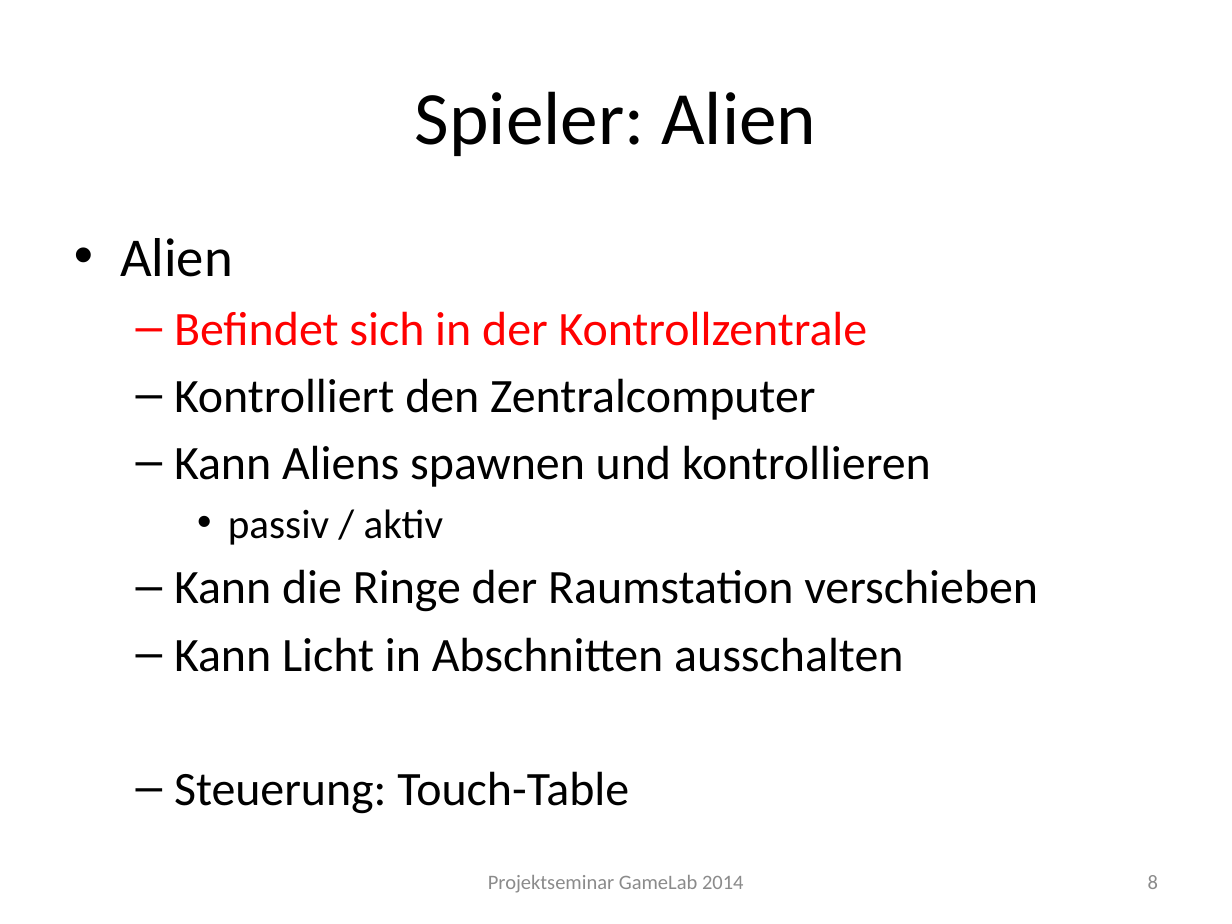
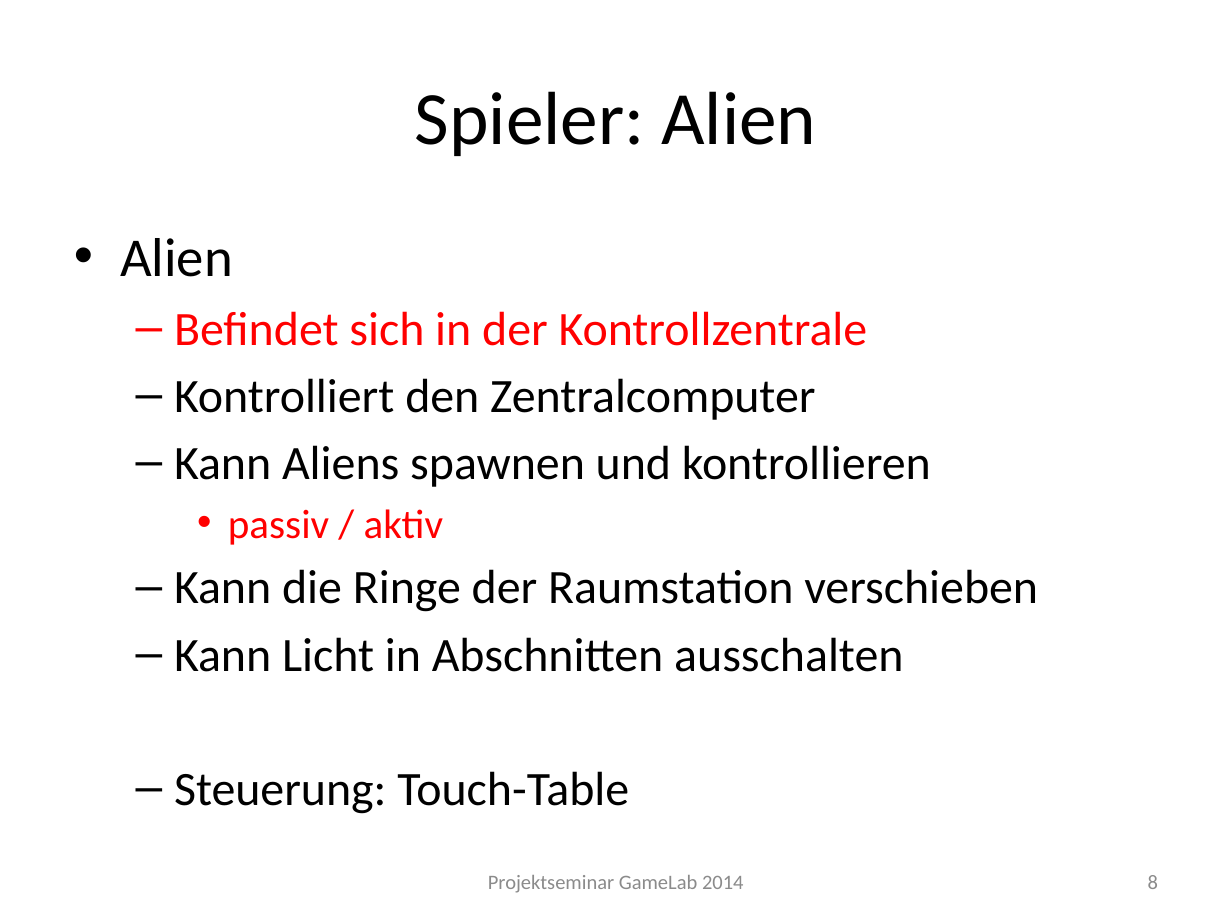
Before and after one commit to Instinctlol/gamelab2014, a slide deck: slide 8 of Abschlusspräsentation/SpielkonzeptFINAL.pptx. Drawn at 1232x924 pixels with LibreOffice and Linux fonts; fonts in the diff are those of the drawing; background and template pictures are left out. Boxes give left, top, right and bottom in pixels: in the first picture for what was removed or moved away, otherwise in the second. Text is boxed around its words. In the diff, an @@ line names an element or a change of style, - is before the commit and + after.

```diff
--- a/Abschlusspräsentation/SpielkonzeptFINAL.pptx
+++ b/Abschlusspräsentation/SpielkonzeptFINAL.pptx
@@ text at (x1=228, y1=509, x2=444, y2=545): text colour #000000 to #FF0000 in "passiv / aktiv" @@
```
Also in this commit, not shown: 7 slides removed.
